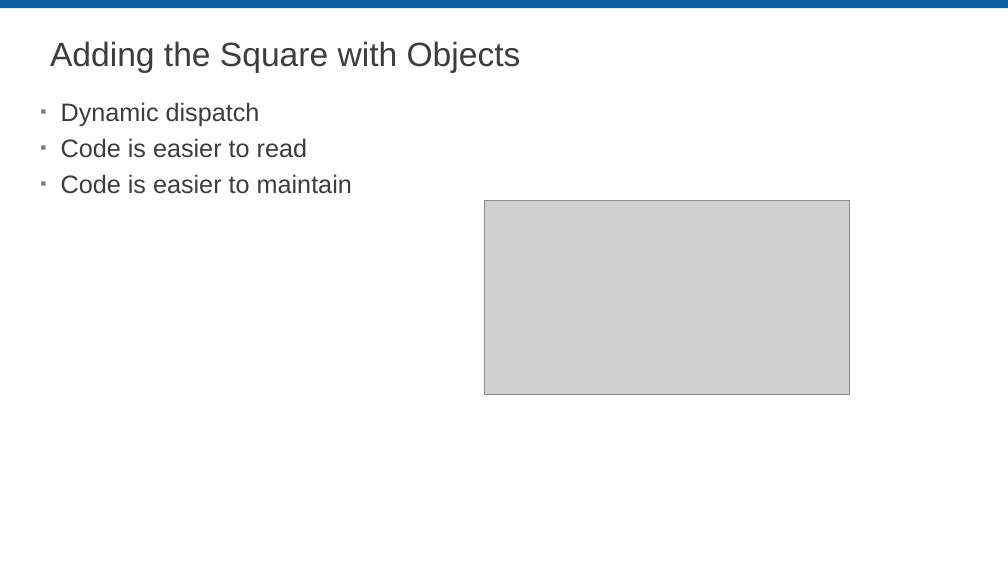
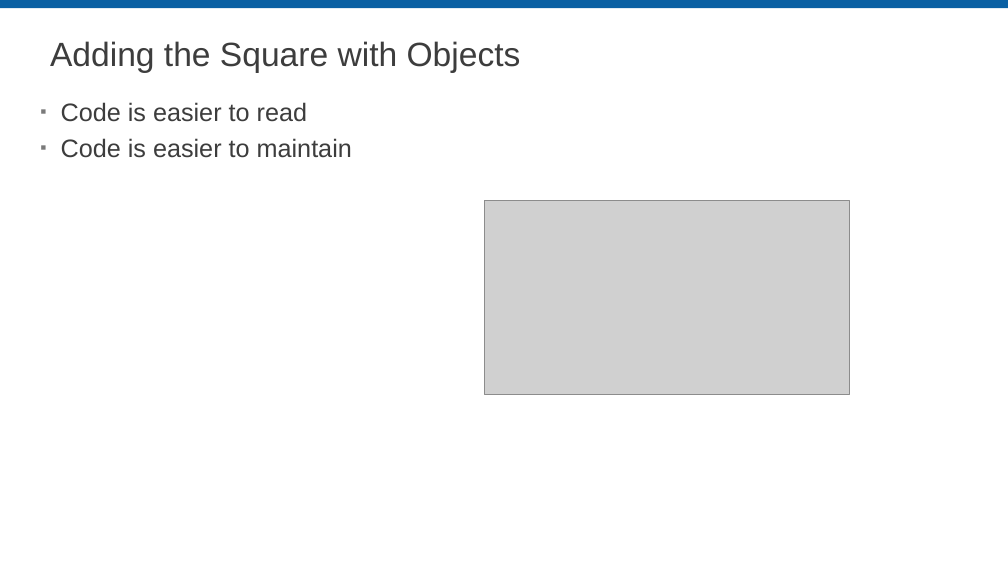
Before and after one commit to LabVIEW-DCAF/Documentation, a slide deck: slide 29 of Trunk/Getting Started Material/DCAF Training/2 Demystifying LabVIEW Object Oriented.pptx (slide 20 before the commit). Drawn at 1008x567 pixels with LibreOffice and Linux fonts; fonts in the diff are those of the drawing; grey boxes stand for pictures; background and template pictures are left out. Boxes give left, top, right and bottom in pixels: in the first picture for what was removed or moved away, otherwise in the second. Text is boxed around its words. In the diff, an @@ line names an element or a change of style, - is before the commit and + after.

```diff
--- a/Trunk/Getting Started Material/DCAF Training/2 Demystifying LabVIEW Object Oriented.pptx
+++ b/Trunk/Getting Started Material/DCAF Training/2 Demystifying LabVIEW Object Oriented.pptx
@@ text at bbox=[61, 102, 260, 127]: paragraph removed @@
-▪ Dynamic dispatch
```
Also in this commit, not shown: 8 other slides changed, 18 slides added, 1 slide removed.
